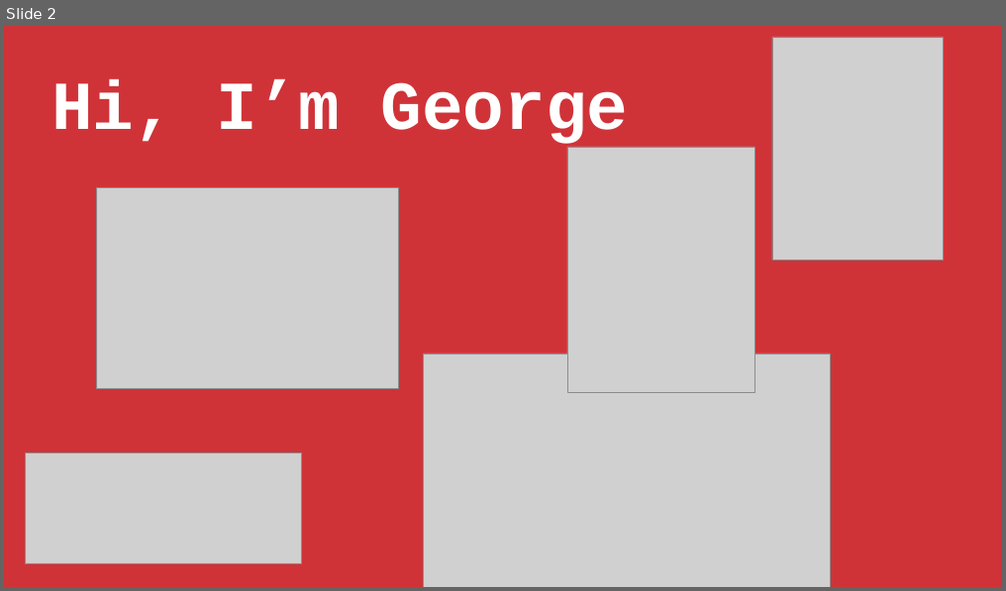
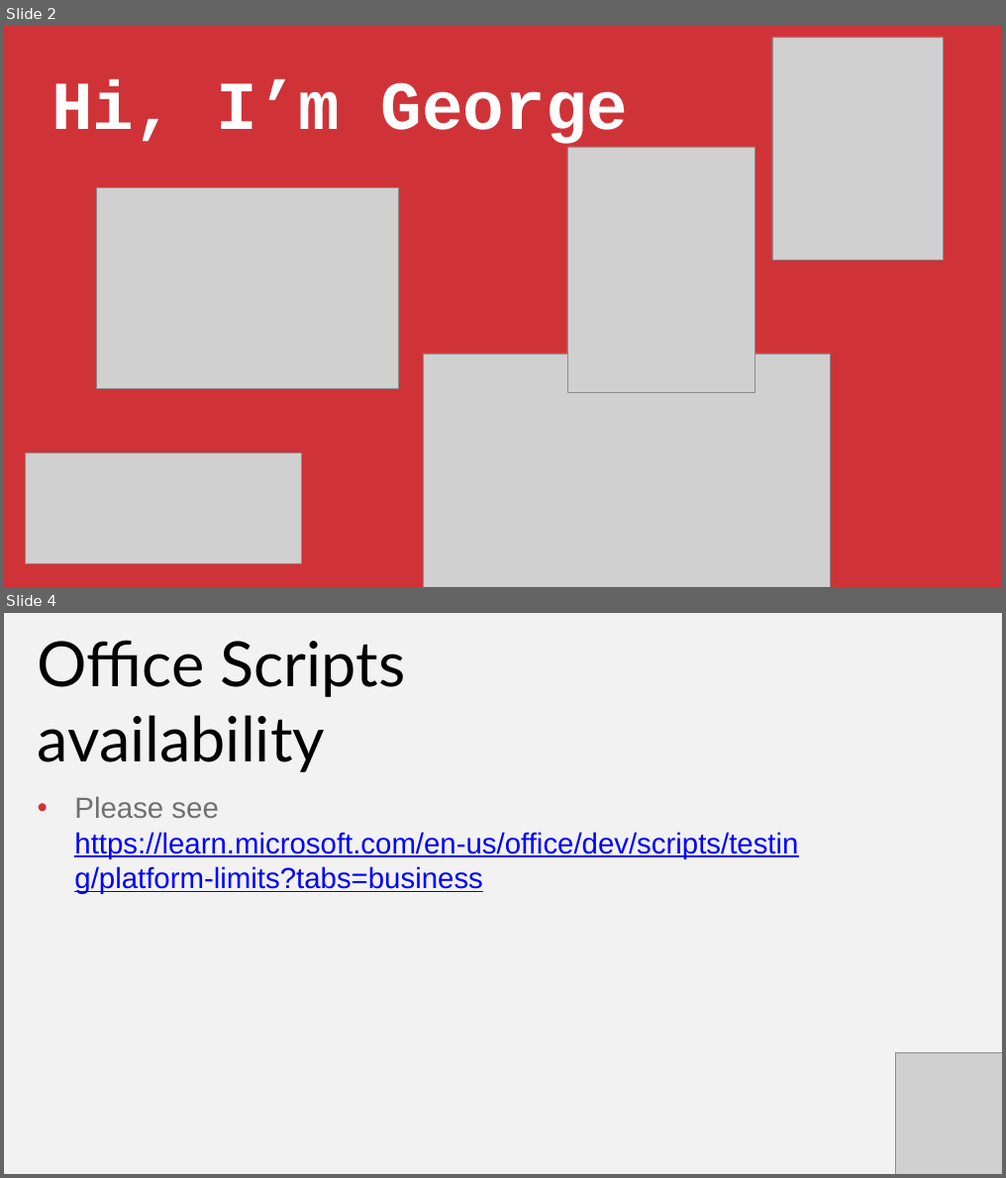
Before and after one commit to stringfestdata/first-steps-office-scripts, a slide deck: first-steps-office-scripts.pptx. Shown one above the other, each under a label of ours: slide 2 before the commit, slides 2 and 4 after it; the slides between them are not shown. The pictures are 1006x591 and 1006x1178 pixels, drawn with LibreOffice and Linux fonts; fonts in the diff are those of the drawing; grey boxes stand for pictures. Boxes give left, top, right and bottom in pixels: in the first picture for what was removed or moved away, otherwise in the second. Text is boxed around its words. In the diff, an @@ line names an element or a change of style, - is before the commit and + after.

```diff
--- a/first-steps-office-scripts.pptx
+++ b/first-steps-office-scripts.pptx
@@ slide 4 added at (x1=4, y1=613, x2=1002, y2=1174), background #F2F2F2 @@
@@ text added at (x1=38, y1=640, x2=406, y2=772), 90 pt, text #000000 @@
+Office Scripts availability
@@ text added at (x1=74, y1=796, x2=798, y2=894), 42 pt, text #0000FF, underline @@
+• Please see https://learn.microsoft.com/en-us/office/dev/scripts/testing/platform-limits?tabs=business
@@ picture added at (x1=896, y1=1053, x2=1001, y2=1174) @@
```
Also in this commit, not shown: 2 slides changed, 10 other slides added, 10 slides removed, 3 other files.
